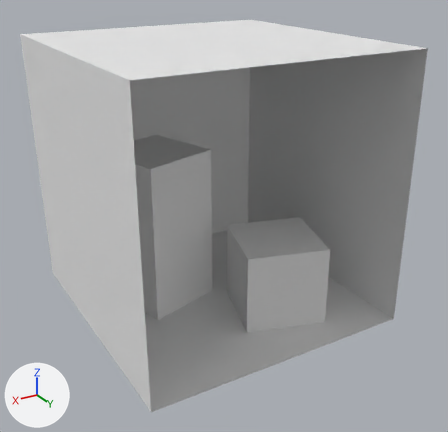
The OBJ model assets/cornell_box.obj, before and after one commit.
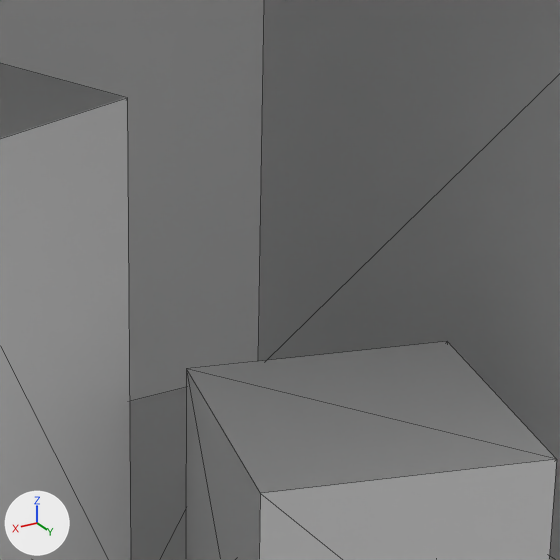
Old and new are each drawn whole from a 50 mm camera at (871.0, 766.0, 707.0) aimed at (269.0, -239.0, 204.0) and again close up on the part from 39% to 74% of the width and 28% to 64% of the height. The axes (+X, +Y, +Z) are drawn at lower left. The lights are the same throughout. The close-ups show mesh edges as thin lines. Where no turn or scale is listed for an object, it has been applied to the vertices. Vertices at the same position are counted once.

The first close-up shows 'cornell_box'.
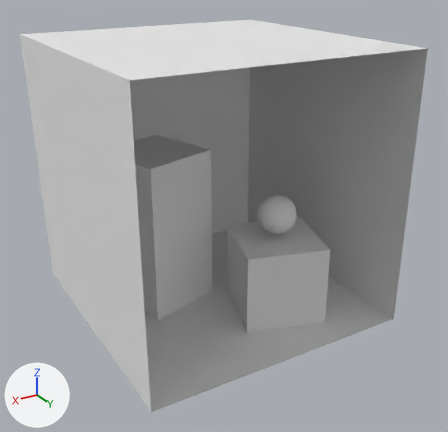
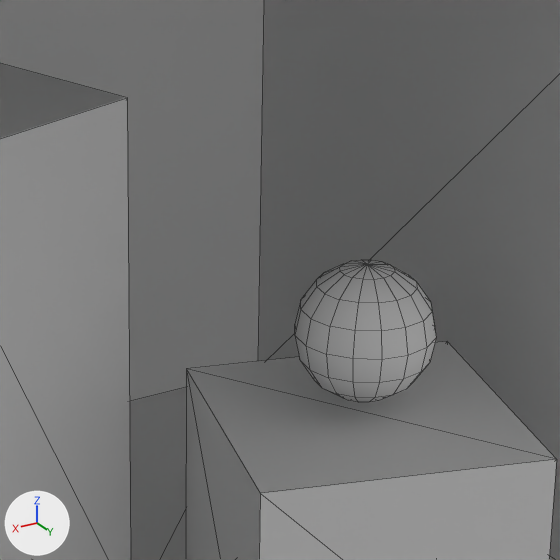
Location of each change, [x1, y1, x2, y2] in pixels of the close-ups (560 x 560 px):
part 1 of me_cornell_box, added: after [295, 260, 436, 402]

The change, as a list of edits to the scene's bpy script:
```text
Change me_cornell_box:
    used by ob_cornell_box; location = (0.0, 0.0, 0.0)
    remove me_cornell_box.from_pydata(...)  # 24 vertices, 30 faces; spans x 0.0..556.0, y -559.0..0.0, z 0.0..549.0
    add me_cornell_box.from_pydata(...)  # 138 vertices, 158 faces; spans x 0.0..556.0, y -559.0..0.0, z 0.0..549.0
    me_cornell_box part 1: a new loose piece, a UV sphere (16 segments, 8 rings, poles along z) spanning x 146.0..226.0, y -209.0..-129.0, z 175.0..255.0, in mat_short_box (white #e7e7e7)
    me_cornell_box part 2: the surface is now shaded smooth
```
